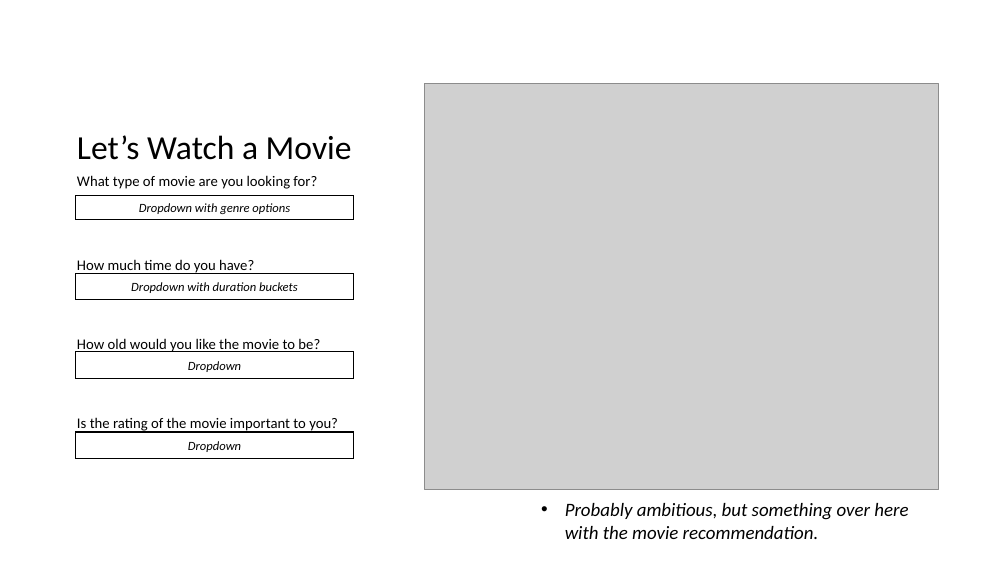
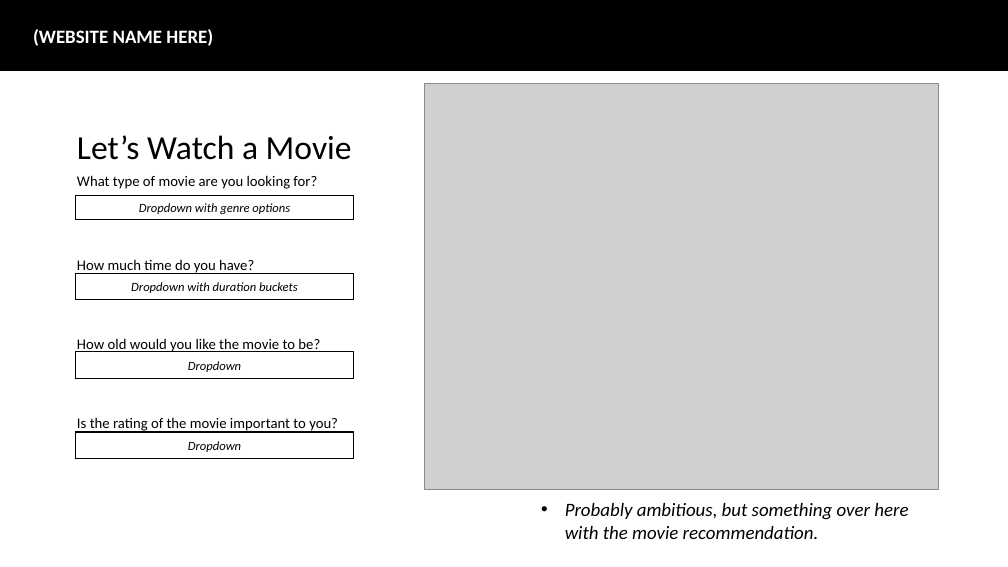
Before and after one commit to BartBachrach/Yellow_Project, a slide deck: slide 2 of Web_Design_Sketch.pptx. Drawn at 1008x567 pixels with LibreOffice and Linux fonts; fonts in the diff are those of the drawing; grey boxes stand for pictures. Boxes give left, top, right and bottom in pixels: in the first picture for what was removed or moved away, otherwise in the second. Text is boxed around its words. In the diff, an @@ line names an element or a change of style, - is before the commit and + after.

```diff
--- a/Web_Design_Sketch.pptx
+++ b/Web_Design_Sketch.pptx
@@ rectangle added at (0,0,1008,71), fill #000000, outline #000000 1 pt, 18 pt, text #FFFFFF, bold @@
+(WEBSITE NAME HERE)
```
Also in this commit, not shown: 1 other file.
